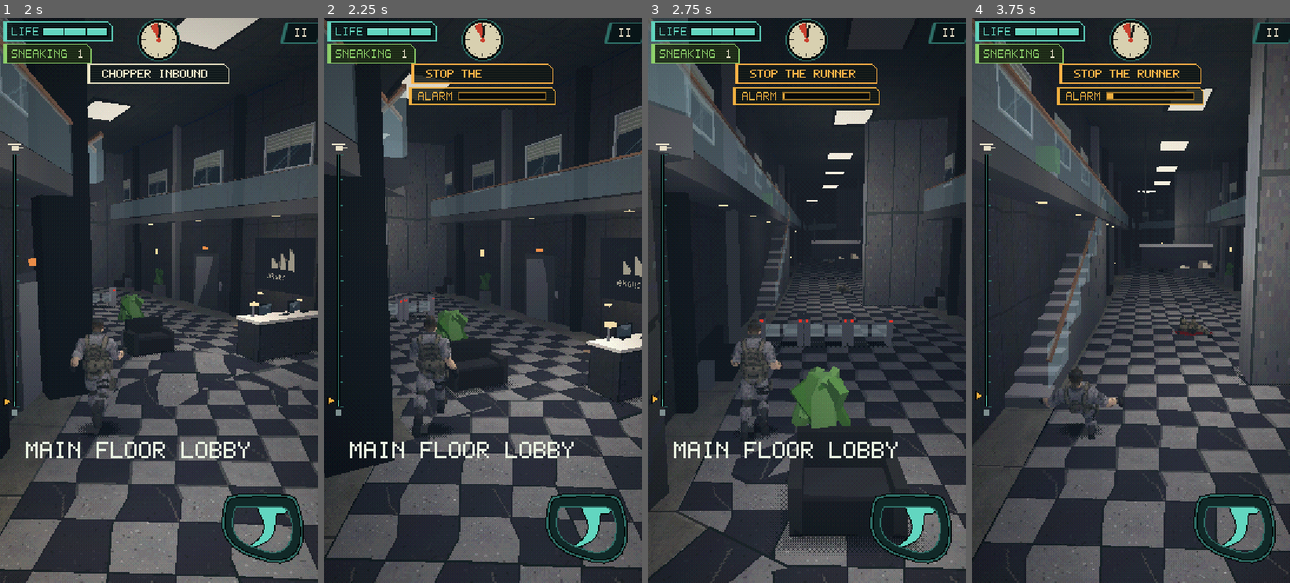
Above: before the commit, frames 1-4 (left to right).
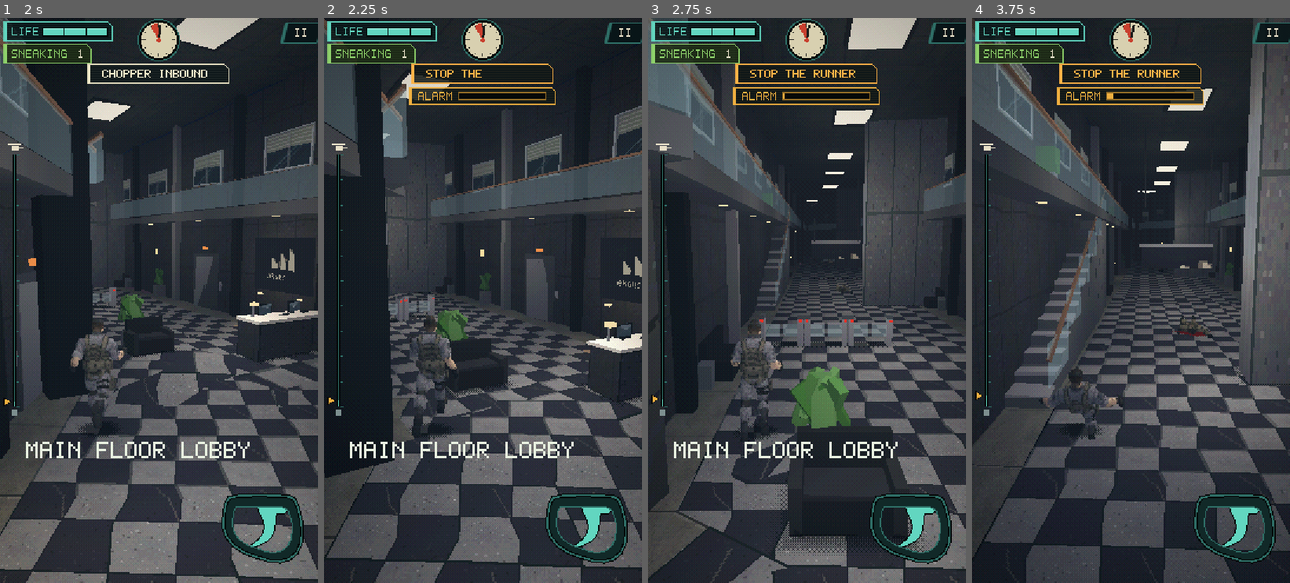
Above: after the commit, the same moments.

Repository: lhunt-gdev/get-to-the-chopper-test
Game: Godot game, scene res://tests/autoplay/autoplay.tscn
Two runs of this game, one before a commit and one after it. Both use one fixed random seed, a clock stepped at 60 frames per second and the inputs below. This scene is started directly instead of the project's main scene.
Inputs (mouse positions are in pixels of both pictures, inside the frame that each line leads up to):
- Up to frame 1 (2 s): tap Enter (ui_accept) at 0.5, 0.77, 1.07 s; move the mouse to (143, 413) at 0.52 s; hold Up (ui_up) 0.53-1.25 s; click (143, 413) at 0.67 s; drag from (254, 385) to (143, 413) at 1.27 s
- Up to frame 2 (2.25 s): move the mouse to (387, 215) at 2.02 s; hold Left (ui_left) from 2.03 s (still down); click (387, 215) at 2.17 s
- Up to frame 3 (2.75 s): keep holding Left (ui_left)
- Up to frame 4 (3.75 s): release Left (ui_left) at 2.75 s; drag from (1146, 300) to (1035, 215) at 2.77 s; move the mouse to (1083, 159) at 3.52 s; hold Down (ui_down) from 3.53 s (still down); click (1083, 159) at 3.67 s

Frame 1 is identical in both runs. In frame 2, 0.4% of the frame differs, in the area x 20-69%, y 26-58%; in frame 3, 7.4%, in the area x 14-100%, y 0-76%; in frame 4, 5.9%.

Commit message:
HOT EXFIL: the game renamed, its logo on the main menu
The main menu's GET TO THE / CHOPPER! title becomes the HOT EXFIL logo
(HOT on a red block over EXFIL on a teal-outlined one, slanted, in the
game's pixel font), with 10 px clear above and below it; the lower red
rule moves under the mission line and the rings centre behind the logo.
The project's name (tab title, home-screen name), the web page's search
description and home-screen title, the README and the handover follow.
The repo and the play link keep the old name.

Co-Authored-By: Claude Opus 5.5 <noreply@anthropic.com>

Diff:
--- a/game/ui/menu/frontend.gd
+++ b/game/ui/menu/frontend.gd
@@ -153,14 +153,25 @@
 
 # --- Screens --------------------------------------------------------------------------
 
+## The room left above and below the main menu's logo (px).
+const LOGO_ROOM := 10.0
+
+
 func _build_main() -> void:
 	_back_to = Screen.MAIN
 	_root.add_child(Reticle.new())
 	var tag := UiKit.label("// CLASSIFIED: EYES ONLY", 8, UiKit.RED, HORIZONTAL_ALIGNMENT_CENTER)
 	_place_wide(tag, 70)
-	_place_wide(UiKit.label("GET TO THE", 16, UiKit.PAPER, HORIZONTAL_ALIGNMENT_CENTER), 92)
-	_place_wide(UiKit.label("CHOPPER!", 24, UiKit.TEAL, HORIZONTAL_ALIGNMENT_CENTER), 116)
-	_place_wide(UiKit.label(mission_title.replace("\n", ": "), 8, UiKit.DIM, HORIZONTAL_ALIGNMENT_CENTER), 150)
+	var logo := Logo.new()
+	# Room round the logo (user: "it needs a bit of padding around the logo as the other texts are too
+	# close"): LOGO_ROOM under the tag, the mission line LOGO_ROOM under the logo, the red rule below that.
+	var logo_y := 78.0 + LOGO_ROOM
+	_place_wide(logo, logo_y)
+	logo.offset_bottom = logo_y + Logo.height()
+	var mission_y := logo_y + Logo.height() + LOGO_ROOM
+	_place_wide(UiKit.label(mission_title.replace("\n", ": "), 8, UiKit.DIM, HORIZONTAL_ALIGNMENT_CENTER), mission_y)
+	Reticle.rule_bottom = mission_y + 15.0
+	Reticle.ring_y = roundf(logo_y + Logo.height() / 2.0)
 	var first := _button("START MISSION", 290, func() -> void: start_requested.emit())
 	_button("SETTINGS", 318, func() -> void: _open(Screen.SETTINGS))
 	_button("CONTROLS", 346, func() -> void: _open(Screen.CONTROLS))
@@ -462,7 +473,61 @@
 
 
 ## The main menu's backdrop: a gun-barrel reticle (a GoldenEye nod) behind the title.
+## The game's name (user: "Hot exfil sounds cool"; the slanted-block logo from the mockups, in the
+## game's own pixel font): HOT on a solid red block, EXFIL on a dark block outlined in teal, one
+## over the other, both leaning like the game's other slanted blocks, a hard shadow under each.
+class Logo extends Control:
+	## The letters' size (the pixel font is crisp at 8, 16 or 24), a block's padding round them, how far
+	## its top leans right of its bottom, the gap between the two, and the whole logo's height.
+	const SIZE := 24
+	const PAD := Vector2(9, 3)
+	const SLANT := 7.0
+	const GAP := 4.0
+	const SHADOW := Vector2(3, 3)
+	## HOT and EXFIL side by side on one row (else one over the other).
+	static var one_row := false
+	static func height() -> float:
+		return SIZE + PAD.y * 2.0 + SHADOW.y if one_row else (SIZE + PAD.y * 2.0) * 2.0 + GAP + SHADOW.y
+
+	func _ready() -> void:
+		mouse_filter = Control.MOUSE_FILTER_IGNORE
+
+	func _draw() -> void:
+		var f := UiKit.font()
+		var parts := [["HOT", UiKit.RED, UiKit.INK, false], ["EXFIL", UiKit.PANEL_SOLID, UiKit.TEAL, true]]
+		var widths := []
+		for row in parts:
+			widths.append(f.get_string_size(String(row[0]), HORIZONTAL_ALIGNMENT_LEFT, -1, SIZE).x + PAD.x * 2.0 + SLANT)
+		var x := roundf((size.x - (float(widths[0]) + GAP * 1.5 + float(widths[1]))) / 2.0)
+		var y := 0.0
+		for i in parts.size():
+			var row: Array = parts[i]
+			var text: String = row[0]
+			var r := Rect2(x if one_row else roundf((size.x - float(widths[i])) / 2.0), y, widths[i], SIZE + PAD.y * 2.0)
+			draw_colored_polygon(_lean(Rect2(r.position + SHADOW, r.size)), Color(UiKit.INK, 0.9))
+			draw_colored_polygon(_lean(r), row[1])
+			if row[3]:
+				var edge := _lean(r)
+				edge.append(edge[0])
+				draw_polyline(edge, UiKit.TEAL, 2.0)
+			draw_string(f, Vector2(r.position.x + PAD.x + SLANT * 0.5, r.position.y + PAD.y + f.get_ascent(SIZE)), text,
+					HORIZONTAL_ALIGNMENT_LEFT, -1, SIZE, row[2])
+			if one_row:
+				x += r.size.x + GAP * 1.5
+			else:
+				y += r.size.y + GAP
+
+	## A block's shape: the box with its top leaning SLANT right of its bottom.
+	static func _lean(r: Rect2) -> PackedVector2Array:
+		return PackedVector2Array([r.position + Vector2(SLANT, 0.0), Vector2(r.end.x, r.position.y),
+				r.end - Vector2(SLANT, 0.0), Vector2(r.position.x, r.end.y)])
+
+
 class Reticle extends Control:
+	## The lower red rule's height (under the mission line: the main menu sets it).
+	static var rule_bottom := 166.0
+	## The rings' centre height (behind the logo: the main menu sets it).
+	static var ring_y := 122.0
 	var _t := 0.0
 
 	func _ready() -> void:
@@ -474,7 +539,7 @@
 		queue_redraw()
 
 	func _draw() -> void:
-		var c := Vector2(get_viewport_rect().size.x / 2.0, 122)
+		var c := Vector2(get_viewport_rect().size.x / 2.0, ring_y)
 		for i in 4:
 			draw_arc(c, 34.0 + i * 16.0, 0, TAU, 40, Color(UiKit.TEAL, 0.18 - i * 0.03), 1.0)
 		var a := _t * 0.4
@@ -482,7 +547,7 @@
 			var d := Vector2(cos(a + k * PI / 2.0), sin(a + k * PI / 2.0))
 			draw_line(c + d * 26.0, c + d * 98.0, Color(UiKit.TEAL, 0.12), 1.0)
 		draw_rect(Rect2(0, 62, get_viewport_rect().size.x, 1), Color(UiKit.RED, 0.4))
-		draw_rect(Rect2(0, 166, get_viewport_rect().size.x, 1), Color(UiKit.RED, 0.4))
+		draw_rect(Rect2(0, rule_bottom, get_viewport_rect().size.x, 1), Color(UiKit.RED, 0.4))
 
 
 ## A dossier header strip across the top of a menu screen.
--- a/project.godot
+++ b/project.godot
@@ -5,8 +5,8 @@
 
 [application]
 
-config/name="Get to the Chopper!"
-config/description="PS1-style mobile escape action game. Proof-of-concept build."
+config/name="HOT EXFIL"
+config/description="HOT EXFIL: a PS1-style action runner for your phone. Fight your way out and reach the chopper before it lifts off. Proof-of-concept build."
 run/main_scene="res://game/levels/prototype_slice/prototype_slice.tscn"
 config/features=PackedStringArray("4.7", "GL Compatibility")
 
Not shown, changed: export_presets.cfg
Not shown, changed: README.md
Not shown, changed: docs/design/decision-log.md
Not shown, changed: docs/design/handover.md
